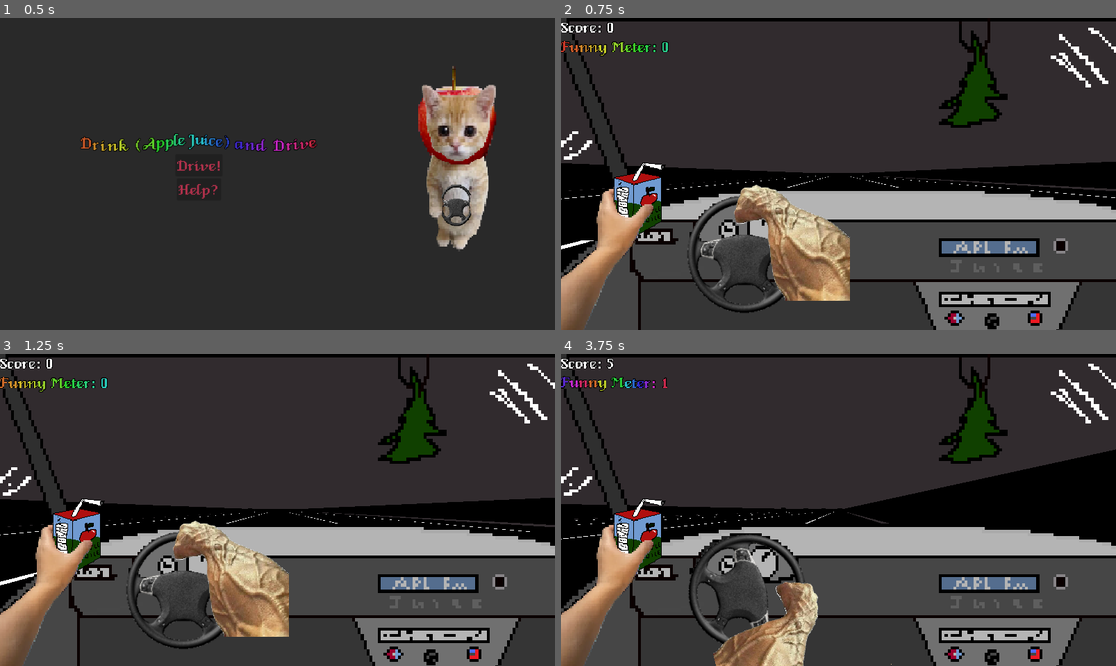
Above: before the commit, frames 1-4 (two rows, left to right).
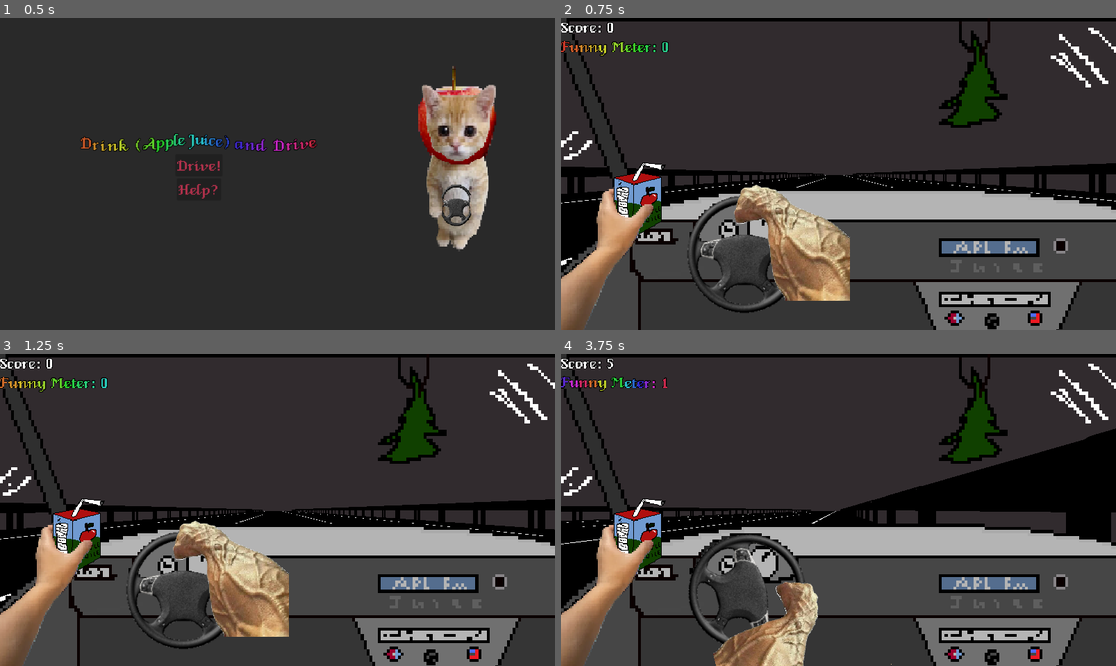
Above: after the commit, the same moments.

Repository: Gingerismycat/Brackeys-2025
Game: Godot game, scene res://nodes/menu nodes/main_menu.tscn
Same seed, same stepped clock (60 frames per second), same inputs: the game is played once before the commit and once after it.
Inputs:
- Up to frame 1 (0.5 s): no input
- Up to frame 2 (0.75 s): click "Drive!" at 0.5 s
- Up to frame 3 (1.25 s): no input
- Up to frame 4 (3.75 s): hold D (Right) 1.28-2.03 s; tap Q (Drink) every 0.75 s from 1.35 to 3.6 s; hold A (Left) 2.03-2.78 s; hold D (Right) from 2.78 s (still down)

Frame 1 is identical in both runs. In frame 2, 2.3% of the frame differs, in the area x 0-100%, y 46-80%; in frame 3, 2.3%; in frame 4, 3.8%, in the area x 0-100%, y 23-62%.

Commit message:
push works idk i have class

Diff:
--- a/nodes/road 3d.tscn
+++ b/nodes/road 3d.tscn
@@ -1,10 +1,11 @@
-[gd_scene load_steps=12 format=3 uid="uid://b64tq3cqrt83e"]
+[gd_scene load_steps=11 format=3 uid="uid://b64tq3cqrt83e"]
 
 [ext_resource type="Texture2D" uid="uid://drbmb5kmqc4e6" path="res://images/road1.png" id="1_5b7r1"]
 [ext_resource type="Script" path="res://nodes/road_3d.gd" id="1_yp8mc"]
 [ext_resource type="Texture2D" uid="uid://cu8iubled3d2r" path="res://images/road4.png" id="2_xixpb"]
 [ext_resource type="Texture2D" uid="uid://c1elljx4jwdjv" path="res://images/road3.png" id="3_5aci8"]
 [ext_resource type="Texture2D" uid="uid://so65xq285nvr" path="res://images/road2.png" id="4_po7v1"]
+[ext_resource type="ArrayMesh" uid="uid://cikm3i2el6f8k" path="res://3d tests/er.obj" id="6_o678s"]
 
 [sub_resource type="SpriteFrames" id="SpriteFrames_sugu1"]
 animations = [{
@@ -30,12 +31,6 @@
 
 [sub_resource type="ConcavePolygonShape3D" id="ConcavePolygonShape3D_icsg4"]
 data = PackedVector3Array(-0.5, 0.5, 0.5, 0.5, 0.5, 0.5, -0.5, -0.5, 0.5, 0.5, 0.5, 0.5, 0.5, -0.5, 0.5, -0.5, -0.5, 0. …(500 unchanged characters)…
-
-[sub_resource type="BoxMesh" id="BoxMesh_ue3od"]
-size = Vector3(70, 1, 1)
-
-[sub_resource type="ConcavePolygonShape3D" id="ConcavePolygonShape3D_o16lo"]
-data = PackedVector3Array(-35, 0.5, 0.5, 35, 0.5, 0.5, -35, -0.5, 0.5, 35, 0.5, 0.5, 35, -0.5, 0.5, -35, -0.5, 0.5, 35, 0.5, -0.5, -35, 0.5, -0.5, 35, -0.5, -0.5, -35, 0.5, -0.5, -35, -0.5, -0.5, 35, -0.5, -0.5, 35, 0.5, 0.5, 35, 0.5, -0.5, 35, -0.5, 0.5, 35, 0.5, -0.5, 35, -0.5, -0.5, 35, -0.5, 0.5, -35, 0.5, -0.5, -35, 0.5, 0.5, -35, -0.5, -0.5, -35, 0.5, 0.5, -35, -0.5, 0.5, -35, -0.5, -0.5, 35, 0.5, 0.5, -35, 0.5, 0.5, 35, 0.5, -0.5, -35, 0.5, 0.5, -35, 0.5, -0.5, 35, 0.5, -0.5, -35, -0.5, 0.5, 35, -0.5, 0.5, -35, -0.5, -0.5, 35, -0.5, 0.5, 35, -0.5, -0.5, -35, -0.5, -0.5)
 
 [node name="Road" type="Node3D"]
 script = ExtResource("1_yp8mc")
@@ -85,39 +80,96 @@
 [node name="Camera3D" type="Camera3D" parent="Road"]
 transform = Transform3D(0.0117103, 0.00586831, -0.00900705, -1.50109e-05, 9.98911, -9.76971e-05, 0.0327775, 0.0403374, 0.0426151, -0.451022, 32.7516, 0.538919)
 
-[node name="MeshInstance3D" type="MeshInstance3D" parent="."]
-transform = Transform3D(1, 0, 0, 0, 1, 0, 0, 0, 1, -2.01663, 0.370968, 10.4191)
-mesh = SubResource("BoxMesh_ue3od")
-skeleton = NodePath("../Road")
+[node name="marker5" type="AnimatedSprite3D" parent="."]
+transform = Transform3D(-2.35779e-07, 13.343, -2.35779e-07, -3.42667e-21, -5.83238e-07, -5.394, -5.394, -5.83238e-07, 1.03062e-14, -69.1967, -0.087, -6.739)
+texture_filter = 0
+render_priority = 1
+sprite_frames = SubResource("SpriteFrames_sugu1")
+autoplay = "default"
+frame_progress = 0.455353
 
-[node name="StaticBody3D" type="StaticBody3D" parent="MeshInstance3D"]
+[node name="marker6" type="AnimatedSprite3D" parent="."]
+transform = Transform3D(-2.35779e-07, 13.343, -2.35779e-07, -1.25645e-20, -5.83238e-07, -5.394, -5.394, -5.83238e-07, 1.03062e-14, -69.285, -0.0872364, -2.6487)
+texture_filter = 0
+render_priority = 1
+sprite_frames = SubResource("SpriteFrames_sugu1")
+autoplay = "default"
+frame_progress = 0.020977
 
-[node name="CollisionShape3D" type="CollisionShape3D" parent="MeshInstance3D/StaticBody3D"]
-shape = SubResource("ConcavePolygonShape3D_o16lo")
+[node name="marker7" type="AnimatedSprite3D" parent="."]
+transform = Transform3D(-2.35779e-07, 13.343, -2.35779e-07, 0, -5.83238e-07, -5.394, -5.394, -5.83238e-07, 1.03062e-14, -69.3303, -0.087, 2.042)
+texture_filter = 0
+render_priority = 1
+sprite_frames = SubResource("SpriteFrames_sugu1")
+autoplay = "default"
+frame_progress = 0.534966
 
-[node name="MeshInstance3D2" type="MeshInstance3D" parent="."]
-transform = Transform3D(1, 0, 0, 0, 1, 0, 0, 0, 1, -2.01175, 0.435865, -10.5762)
-mesh = SubResource("BoxMesh_ue3od")
-skeleton = NodePath("../Road")
+[node name="marker8" type="AnimatedSprite3D" parent="."]
+transform = Transform3D(0.0188277, 13.3428, -0.000593314, -0.00886207, -0.00139196, -5.39312, -5.42156, 0.0463385, 0.00881351, -68.5486, -0.087, 6.204)
+texture_filter = 0
+render_priority = 1
+sprite_frames = SubResource("SpriteFrames_sugu1")
+autoplay = "default"
+frame_progress = 0.400022
 
-[node name="StaticBody3D" type="StaticBody3D" parent="MeshInstance3D2"]
+[node name="Road2" type="MeshInstance3D" parent="."]
+transform = Transform3D(70, 0, 0, 0, 0.1, 0, 0, 0, 20, -69.1299, -0.19115, 0.000249863)
+mesh = SubResource("BoxMesh_pixrg")
+surface_material_override/0 = SubResource("StandardMaterial3D_4url0")
 
-[node name="CollisionShape3D" type="CollisionShape3D" parent="MeshInstance3D2/StaticBody3D"]
-shape = SubResource("ConcavePolygonShape3D_o16lo")
+[node name="StaticBody3D" type="StaticBody3D" parent="Road2"]
 
-[node name="MeshInstance3D3" type="MeshInstance3D" parent="."]
-transform = Transform3D(-4.37114e-08, 0, 1, 0, 1, 0, -1, 0, -4.37114e-08, -34.4463, 0.323842, -1.825)
-mesh = SubResource("BoxMesh_ue3od")
-skeleton = NodePath("../Road")
+[node name="CollisionShape3D" type="CollisionShape3D" parent="Road2/StaticBody3D"]
+shape = SubResource("ConcavePolygonShape3D_icsg4")
 
-[node name="StaticBody3D" type="StaticBody3D" parent="MeshInstance3D3"]
+[node name="rails" type="MeshInstance3D" parent="."]
+transform = Transform3D(-4.37114e-08, 0, 1, 0, 1, 0, -1, 0, -4.37114e-08, 19.1946, -0.315462, 9.75746)
+mesh = ExtResource("6_o678s")
+skeleton = NodePath("../Timer2")
 
-[node name="CollisionShape3D" type="CollisionShape3D" parent="MeshInstance3D3/StaticBody3D"]
-shape = SubResource("ConcavePolygonShape3D_o16lo")
+[node name="rails2" type="MeshInstance3D" parent="."]
+transform = Transform3D(-4.37114e-08, 0, 1, 0, 1, 0, -1, 0, -4.37114e-08, -14.8767, -0.315462, 9.75746)
+mesh = ExtResource("6_o678s")
+skeleton = NodePath("../Timer2")
+
+[node name="rails3" type="MeshInstance3D" parent="."]
+transform = Transform3D(-4.37114e-08, 0, 1, 0, 1, 0, -1, 0, -4.37114e-08, -48.8096, -0.315462, 9.75746)
+mesh = ExtResource("6_o678s")
+skeleton = NodePath("../Timer2")
+
+[node name="rails4" type="MeshInstance3D" parent="."]
+transform = Transform3D(-4.37114e-08, 0, 1, 0, 1, 0, -1, 0, -4.37114e-08, -82.8809, -0.315462, 9.75746)
+mesh = ExtResource("6_o678s")
+skeleton = NodePath("../Timer2")
+
+[node name="rails5" type="MeshInstance3D" parent="."]
+transform = Transform3D(-4.37114e-08, 0, 1, 0, 1, 0, -1, 0, -4.37114e-08, 19.2768, -0.218957, -9.1446)
+mesh = ExtResource("6_o678s")
+skeleton = NodePath("../Timer2")
+
+[node name="rails6" type="MeshInstance3D" parent="."]
+transform = Transform3D(-4.37114e-08, 0, 1, 0, 1, 0, -1, 0, -4.37114e-08, -14.7945, -0.218957, -9.1446)
+mesh = ExtResource("6_o678s")
+skeleton = NodePath("../Timer2")
+
+[node name="rails7" type="MeshInstance3D" parent="."]
+transform = Transform3D(-4.37114e-08, 0, 1, 0, 1, 0, -1, 0, -4.37114e-08, -48.7274, -0.218957, -9.1446)
+mesh = ExtResource("6_o678s")
+skeleton = NodePath("../Timer2")
+
+[node name="rails8" type="MeshInstance3D" parent="."]
+transform = Transform3D(-4.37114e-08, 0, 1, 0, 1, 0, -1, 0, -4.37114e-08, -82.7987, -0.218957, -9.1446)
+mesh = ExtResource("6_o678s")
+skeleton = NodePath("../Timer2")
 
 [node name="Timer" type="Timer" parent="."]
 wait_time = 0.4
 one_shot = true
 autostart = true
 
+[node name="Timer2" type="Timer" parent="."]
+wait_time = 3.0
+autostart = true
+
 [connection signal="timeout" from="Timer" to="." method="_on_timer_timeout"]
+[connection signal="timeout" from="Timer2" to="." method="_on_timer_2_timeout"]
--- a/nodes/road_3d.gd
+++ b/nodes/road_3d.gd
@@ -6,7 +6,7 @@
 func _process(delta):
 	if(spawner_timer.time_left == 0):
 		var carp = randi_range(-2,2)*4
-		while carp == check:
+		while carp == check or carp == check2:
 			carp = randi_range(-2,2)*4
 		var car = car_Scene.instantiate()
 		car.position = Vector3i(0,0.3,carp)
@@ -14,3 +14,11 @@
 		check = carp
 		check2 = carp
 		spawner_timer.start()
+
+	if work.time==0:
+		spawner_timer.wait_time =3
+
+
+
+func _on_timer_2_timeout() -> void:
+	spawner_timer.wait_time -= 0.05
--- a/nodes/test3d.tscn
+++ b/nodes/test3d.tscn
@@ -27,6 +27,6 @@
 shape = SubResource("BoxShape3D_aa4xi")
 
 [node name="Node3D" parent="." instance=ExtResource("2_v3au1")]
-transform = Transform3D(-4.99289e-08, 0, -1.14224, 0, 1.14224, 0, 1.14224, 0, -4.99289e-08, 0, 1.14224, -27.0793)
+transform = Transform3D(-4.99289e-08, 0, -1.14224, 0, 1.14224, 0, 1.14224, 0, -4.99289e-08, 0.122752, 1.04332, -27.0203)
 
 [connection signal="body_entered" from="Driver/Area3D" to="Driver/Area3D" method="_on_body_entered"]
--- a/scripts/car.gd
+++ b/scripts/car.gd
@@ -22,7 +22,6 @@
 		car.set_surface_override_material(0,mat5)
 func _physics_process(_delta):
 	var time = work.time
-
-	position.x +=0.1 +time/10000
+	position.x +=0.3+time
 	if position.x > 65:
 		queue_free()
--- a/scripts/global_1.gd
+++ b/scripts/global_1.gd
@@ -1,5 +1,9 @@
 extends Node
 var time =0
 var game = true
+var time1 = 0
 func _physics_process(_delta):
-	time+=1
+	time1 +=0.005
+	if time1>=3:
+		time+=0.03
+		time1 =0
Not shown, added: 3d tests/er.obj
Not shown, added: 3d tests/er.obj.import
